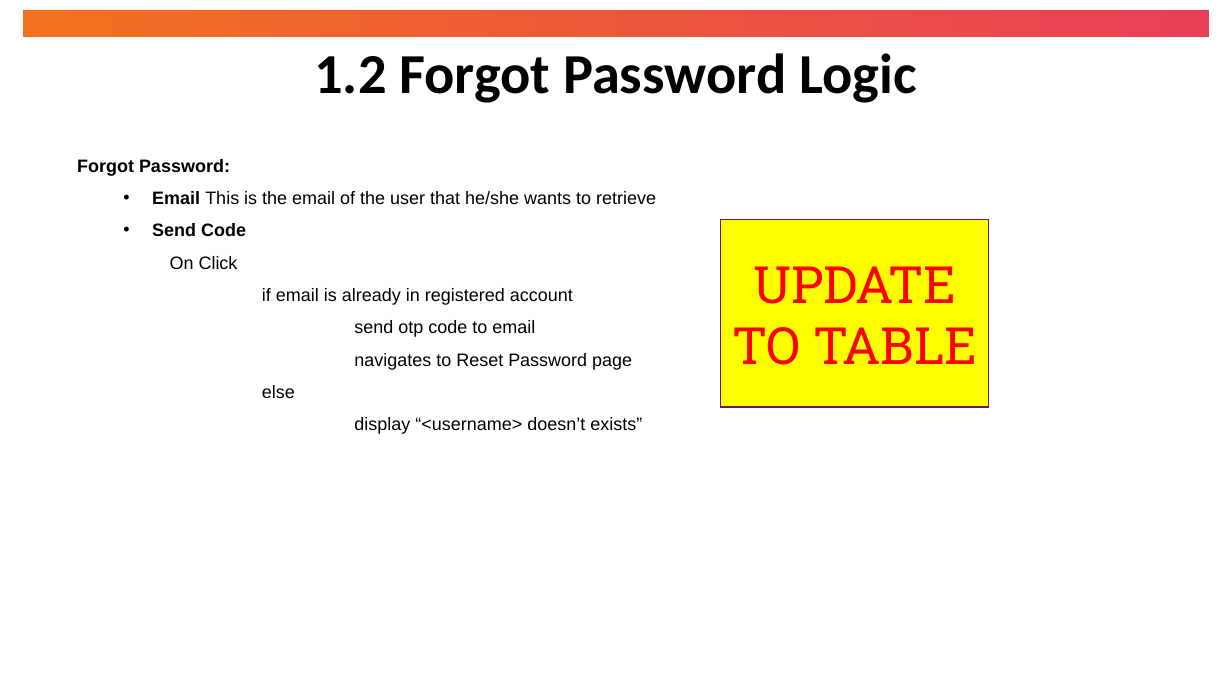
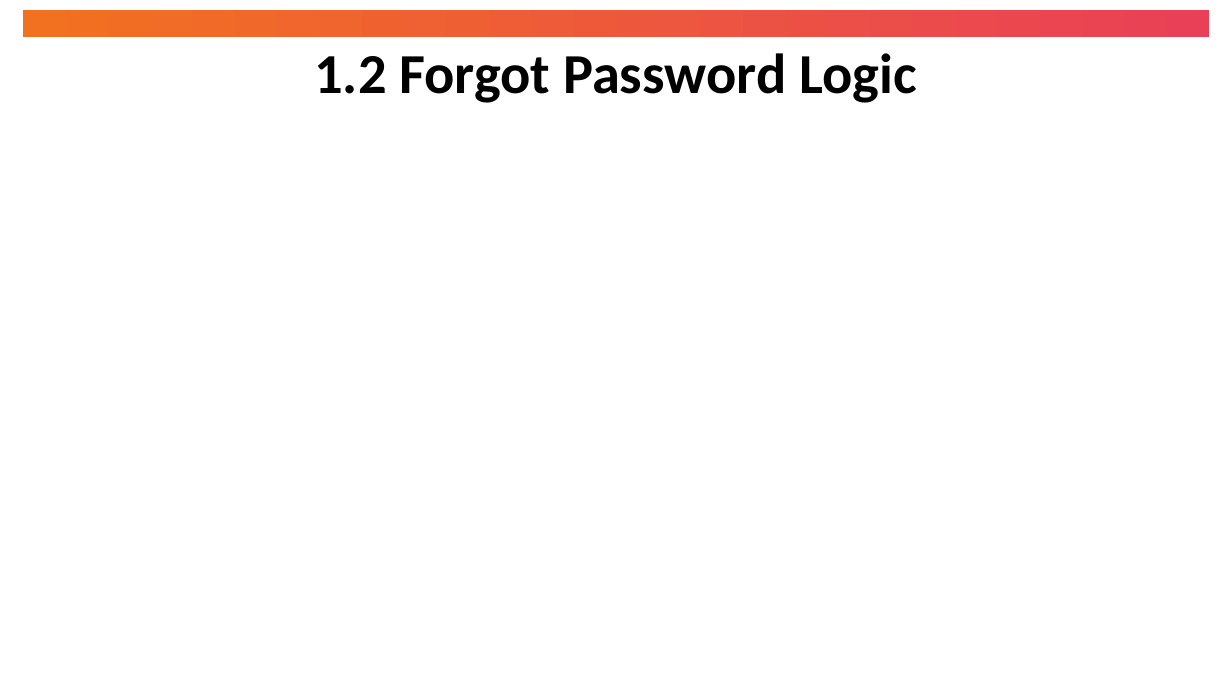
Before and after one commit to StarGaze870/ServiceChargeApp, a slide deck: slide 20 of docs/Team 7 - High Level Design.pptx (slide 10 before the commit). Drawn at 1232x693 pixels with LibreOffice and Linux fonts; fonts in the diff are those of the drawing. Boxes give left, top, right and bottom in pixels: in the first picture for what was removed or moved away, otherwise in the second. Text is boxed around its words. In the diff, an @@ line names an element or a change of style, - is before the commit and + after.

```diff
--- a/docs/Team 7 - High Level Design.pptx
+++ b/docs/Team 7 - High Level Design.pptx
@@ text removed at box(77, 159, 656, 434) @@
-Forgot Password:
-  • Email This is the email of the user that he/she wants to retrieve
-  • Send Code
-On Click
-if email is already in registered account
-send otp code to email
-navigates to Reset Password page
-else
-display “<username> doesn’t exists”
@@ rectangle removed at box(721, 220, 990, 408) @@
-UPDATE TO TABLE
```
Also in this commit, not shown: 8 other slides changed, 12 slides added, 4 slides removed.
